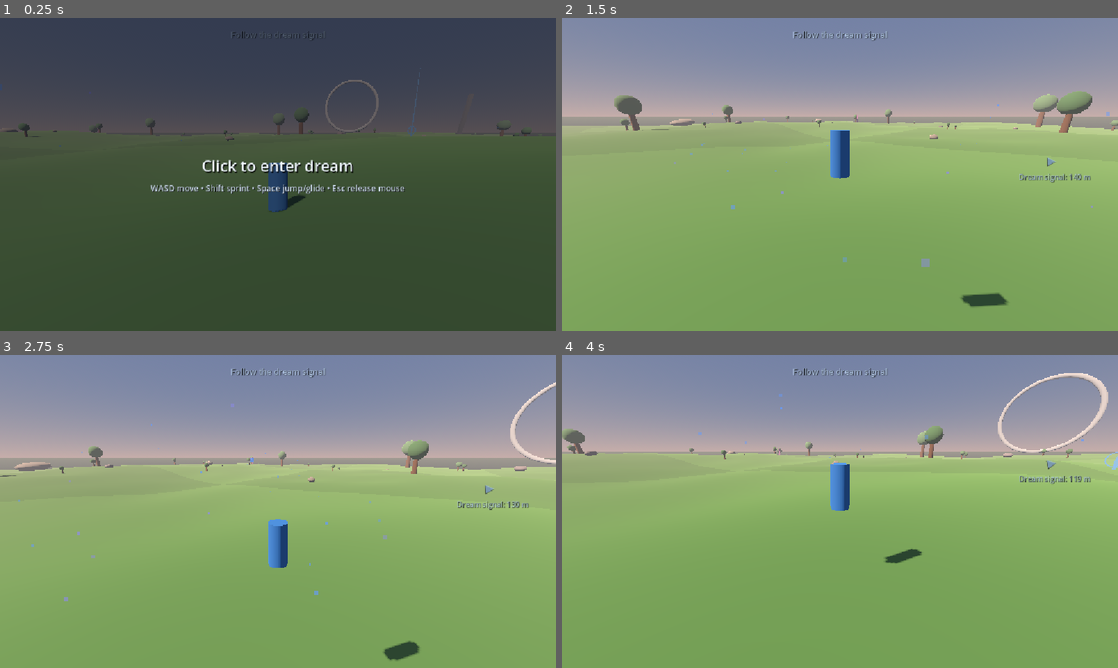
Above: before the commit, frames 1-4 (two rows, left to right).
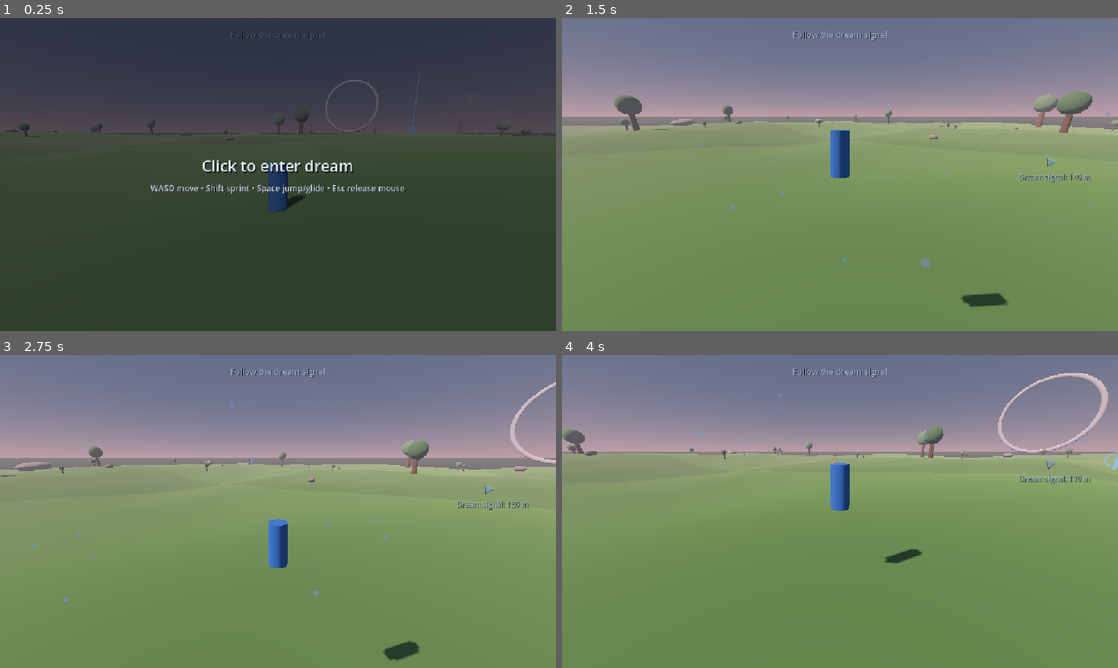
Above: after the commit, the same moments.

Repository: nimanimanima-rgb/DreamRunner
Game: Godot game, scene res://scenes/Game.tscn
The game is run twice, just before and just after one commit, with the same random seed, the same clock (stepped at 60 frames per second) and the same inputs.
Inputs (mouse positions are in pixels of both pictures, inside the frame that each line leads up to):
- Up to frame 1 (0.25 s): no input
- Up to frame 2 (1.5 s): tap Enter at 0.5 s; move the mouse to (962, 158) at 0.52 s; hold D (move_right) 0.53-1.28 s; hold Shift (sprint) 0.53-1.28 s; click (962, 158) at 0.67 s; tap Space (jump) at 0.77 s; move the mouse to (812, 174) at 1.27 s; hold W (move_forward) from 1.28 s (still down); tap Shift (sprint) at 1.35 s
- Up to frame 3 (2.75 s): keep holding W (move_forward); tap Space (jump) at 1.52 s; move the mouse to (289, 505) at 2.02 s; hold Shift (sprint) from 2.03 s (still down)
- Up to frame 4 (4 s): keep holding W (move_forward); move the mouse to (834, 517) at 2.77 s; release Shift (sprint) at 2.78 s; tap Shift (sprint) at 2.85 s; click (834, 517) at 2.92 s; tap Space (jump) at 3.02, 3.77 s; move the mouse to (878, 514) at 3.52 s; hold Shift (sprint) from 3.53 s (still down)

The runs differ from the first frame. In frame 2, 44% of the frame differs, in the area x 0-100%, y 0-100%; in frame 3, 41%; in frame 4, 54%.

Commit message:
Tune atmosphere mood states

Diff:
--- a/scripts/dream_atmosphere.gd
+++ b/scripts/dream_atmosphere.gd
@@ -158,48 +158,48 @@
 	mood_states = [
 		create_mood(
 			"Pale Dawn",
-			Color(0.24, 0.42, 0.66), Color(0.84, 0.72, 0.69),
-			Color(0.16, 0.2, 0.23), Color(0.62, 0.61, 0.55),
-			Color(0.76, 0.71, 0.72), 0.0012,
-			Color(0.66, 0.72, 0.82), 0.55,
-			Color(1.0, 0.82, 0.68), 1.15,
-			Color(0.62, 0.78, 1.0), 1.25
+			Color(0.18, 0.32, 0.5), Color(0.82, 0.66, 0.68),
+			Color(0.11, 0.14, 0.18), Color(0.5, 0.49, 0.47),
+			Color(0.68, 0.64, 0.7), 0.00135,
+			Color(0.58, 0.65, 0.78), 0.52,
+			Color(0.95, 0.74, 0.67), 1.0,
+			Color(0.62, 0.75, 0.92), 0.85
 		),
 		create_mood(
 			"Cold Overcast",
-			Color(0.16, 0.21, 0.28), Color(0.5, 0.53, 0.56),
-			Color(0.13, 0.16, 0.18), Color(0.4, 0.43, 0.43),
-			Color(0.5, 0.53, 0.56), 0.0018,
-			Color(0.5, 0.56, 0.62), 0.48,
-			Color(0.72, 0.78, 0.84), 0.8,
-			Color(0.58, 0.68, 0.78), 0.75
+			Color(0.07, 0.09, 0.12), Color(0.34, 0.38, 0.42),
+			Color(0.07, 0.085, 0.1), Color(0.28, 0.31, 0.33),
+			Color(0.38, 0.43, 0.47), 0.00195,
+			Color(0.34, 0.42, 0.52), 0.42,
+			Color(0.58, 0.66, 0.74), 0.65,
+			Color(0.48, 0.57, 0.66), 0.45
 		),
 		create_mood(
 			"Golden Dissolve",
-			Color(0.29, 0.39, 0.53), Color(0.88, 0.67, 0.49),
-			Color(0.19, 0.18, 0.17), Color(0.57, 0.49, 0.4),
-			Color(0.78, 0.63, 0.5), 0.0014,
-			Color(0.74, 0.67, 0.58), 0.62,
-			Color(1.0, 0.73, 0.46), 1.25,
-			Color(0.9, 0.74, 0.49), 1.3
+			Color(0.24, 0.31, 0.42), Color(0.9, 0.64, 0.34),
+			Color(0.17, 0.14, 0.12), Color(0.55, 0.42, 0.29),
+			Color(0.76, 0.58, 0.38), 0.00155,
+			Color(0.74, 0.59, 0.43), 0.65,
+			Color(1.0, 0.67, 0.32), 1.35,
+			Color(0.98, 0.75, 0.38), 1.1
 		),
 		create_mood(
 			"Blue Liminal Night",
-			Color(0.035, 0.055, 0.11), Color(0.16, 0.2, 0.29),
-			Color(0.025, 0.035, 0.06), Color(0.11, 0.14, 0.2),
-			Color(0.12, 0.16, 0.24), 0.0017,
-			Color(0.18, 0.24, 0.36), 0.38,
-			Color(0.38, 0.5, 0.72), 0.55,
-			Color(0.5, 0.68, 1.0), 0.95
+			Color(0.012, 0.022, 0.065), Color(0.09, 0.14, 0.25),
+			Color(0.008, 0.015, 0.035), Color(0.06, 0.09, 0.16),
+			Color(0.07, 0.11, 0.21), 0.00145,
+			Color(0.15, 0.22, 0.38), 0.48,
+			Color(0.25, 0.4, 0.72), 0.62,
+			Color(0.48, 0.72, 1.0), 1.65
 		),
 		create_mood(
 			"Dust Haze Afternoon",
-			Color(0.42, 0.46, 0.49), Color(0.77, 0.65, 0.54),
-			Color(0.25, 0.23, 0.21), Color(0.53, 0.47, 0.4),
-			Color(0.68, 0.59, 0.5), 0.002,
-			Color(0.69, 0.63, 0.56), 0.58,
-			Color(0.92, 0.76, 0.58), 1.0,
-			Color(0.78, 0.68, 0.58), 0.65
+			Color(0.48, 0.45, 0.42), Color(0.74, 0.64, 0.54),
+			Color(0.26, 0.23, 0.2), Color(0.51, 0.45, 0.39),
+			Color(0.65, 0.57, 0.48), 0.0019,
+			Color(0.67, 0.59, 0.51), 0.58,
+			Color(0.86, 0.69, 0.52), 0.92,
+			Color(0.72, 0.63, 0.55), 0.45
 		),
 	]
 
Not shown, changed: CURRENT_STATE.md
Not shown, changed: ROADMAP.md
